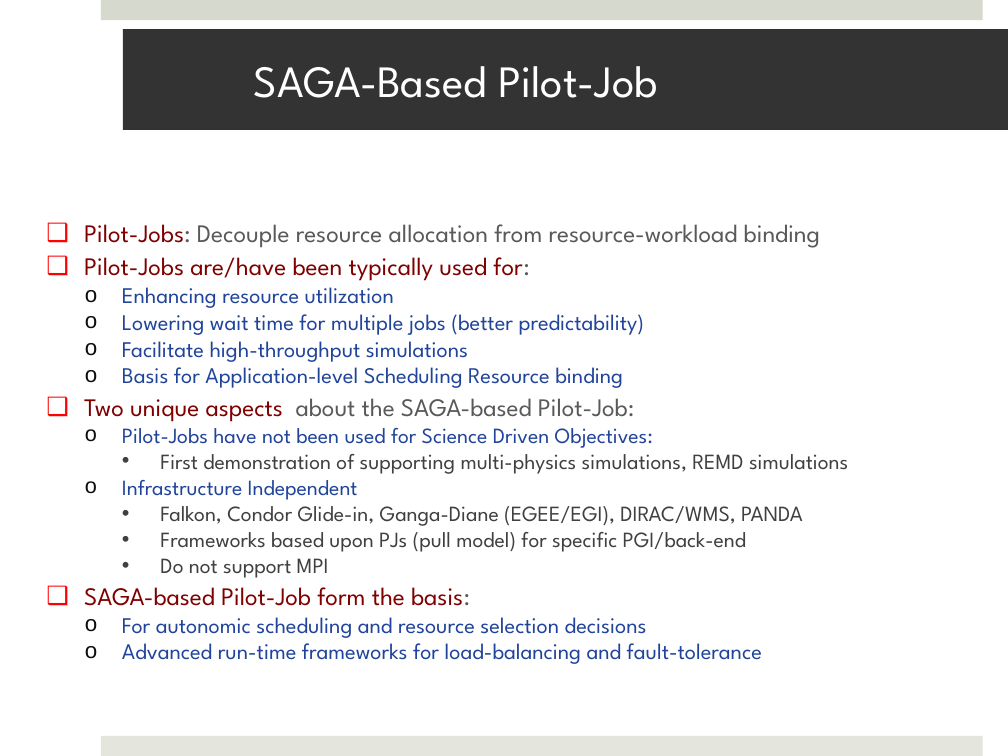
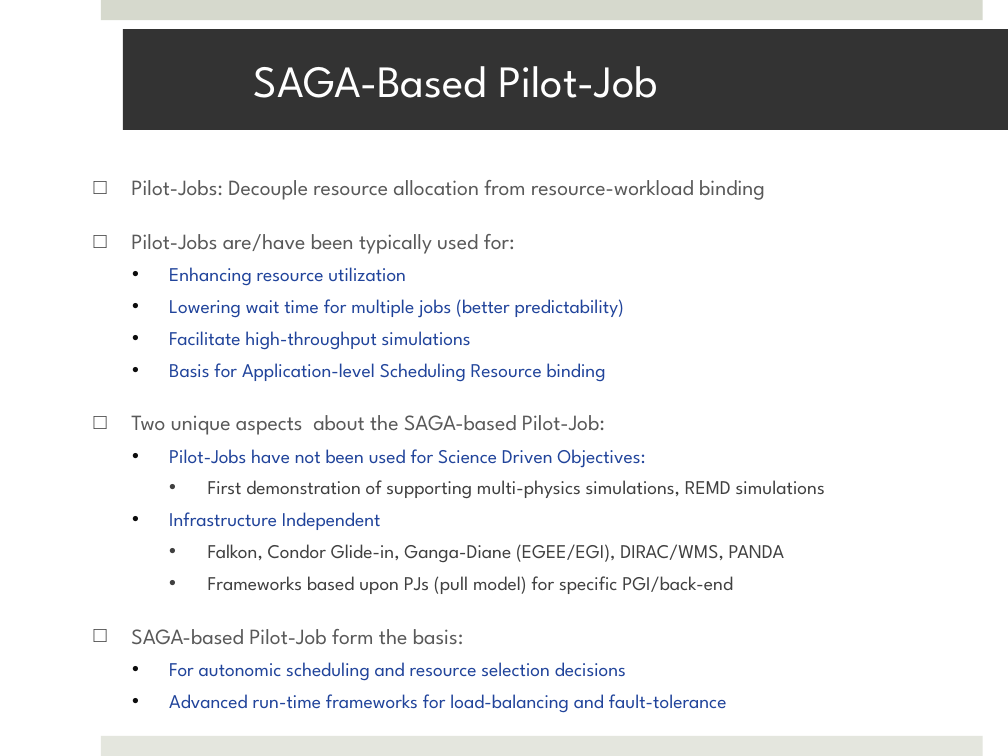
Before and after one commit to saga-project/saga-cpp-legacy-projects, a slide deck: slide 17 of saga-talks/abstractions_for_ls-microsoft.pptx (slide 16 before the commit). Drawn at 1008x756 pixels with LibreOffice and Linux fonts; fonts in the diff are those of the drawing; background and template pictures are left out. Boxes give left, top, right and bottom in pixels: in the first picture for what was removed or moved away, otherwise in the second. Text is boxed around its words. In the diff, an @@ line names an element or a change of style, - is before the commit and + after.

```diff
--- a/saga-talks/abstractions_for_ls-microsoft.pptx
+++ b/saga-talks/abstractions_for_ls-microsoft.pptx
@@ text "Pilot-Jobs: Decouple resource allocation from ...": place and size @@
-text "Pilot-Jobs: Decouple resource allocation from ..." at [84, 224, 848, 664]
+text "Pilot-Jobs: Decouple resource allocation from ..." at [131, 180, 825, 681]
@@ text "Pilot-Jobs: Decouple resource allocation from ..." at [131, 180, 825, 681]: size 18 to 15.5 pt in "Pilot-Jobs: Decouple resource allocation from resource-workl ...", "Pilot-Jobs are/have been typically used for:", "Two unique aspects about the SAGA-based Pilot-Job:", "SAGA-based Pilot-Job form the basis:"; text colour #800000 to #595959 in "Pilot-Jobs:", "Pilot-Jobs are/have been typically used for:", "Two unique aspects", "SAGA-based Pilot-Job form the basis:"; size 16 to 13.9 pt in "Enhancing resource utilization", "Lowering wait time for multiple jobs (better ...", "Facilitate high-throughput simulations", "Basis for Application-level Scheduling Resource binding" and 2 more places; size 15.5 to 13.9 pt in "Pilot-Jobs have not been used for Science ...", "First demonstration of supporting multi-physics simulations, ...", "Infrastructure Independent", "Falkon, Condor Glide-in, Ganga-Diane (EGEE/EGI), DIRAC/WMS,  ..." and 1 more places; bullet ❑ to □; bullet colour #FF0000 to #404040; more space between paragraphs; bullet o to • @@
@@ text at [160, 558, 329, 578]: paragraph removed @@
-    • Do not support MPI
```
Also in this commit, not shown: 11 other slides changed, 2 slides added, 4 slides removed.
